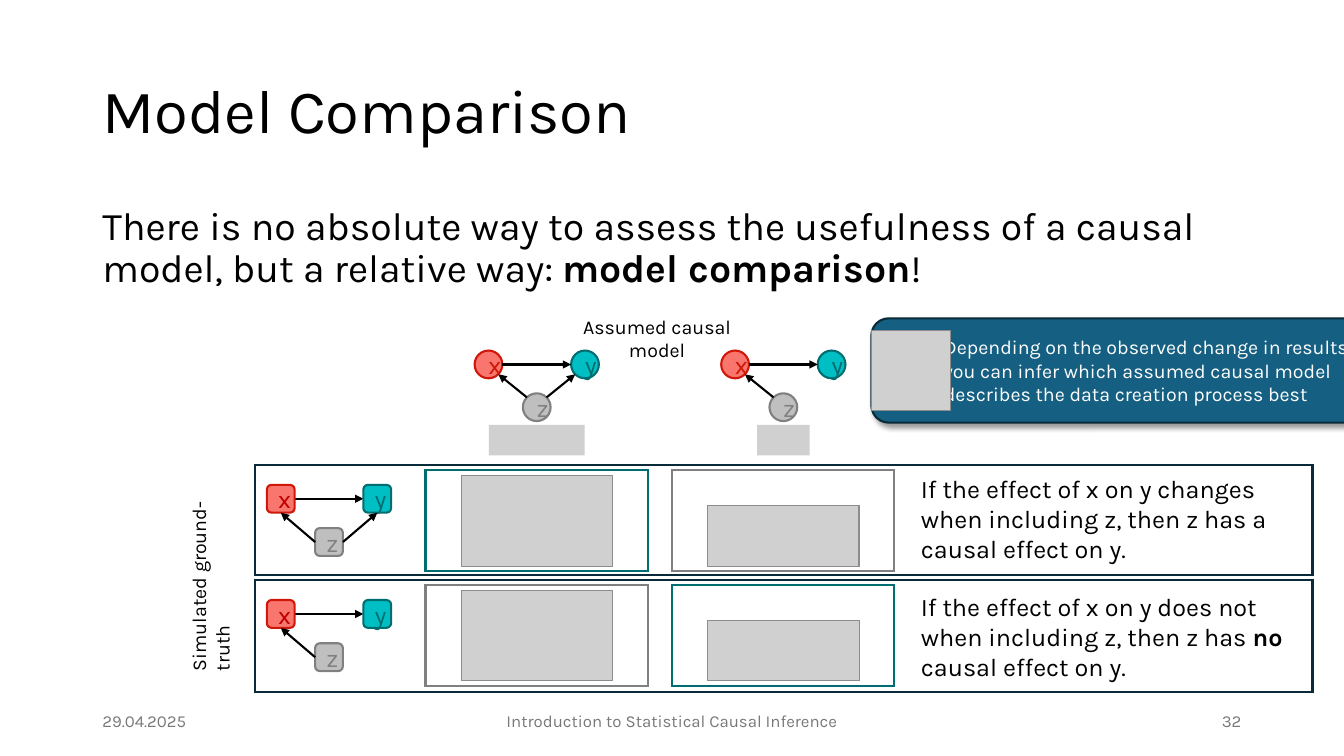
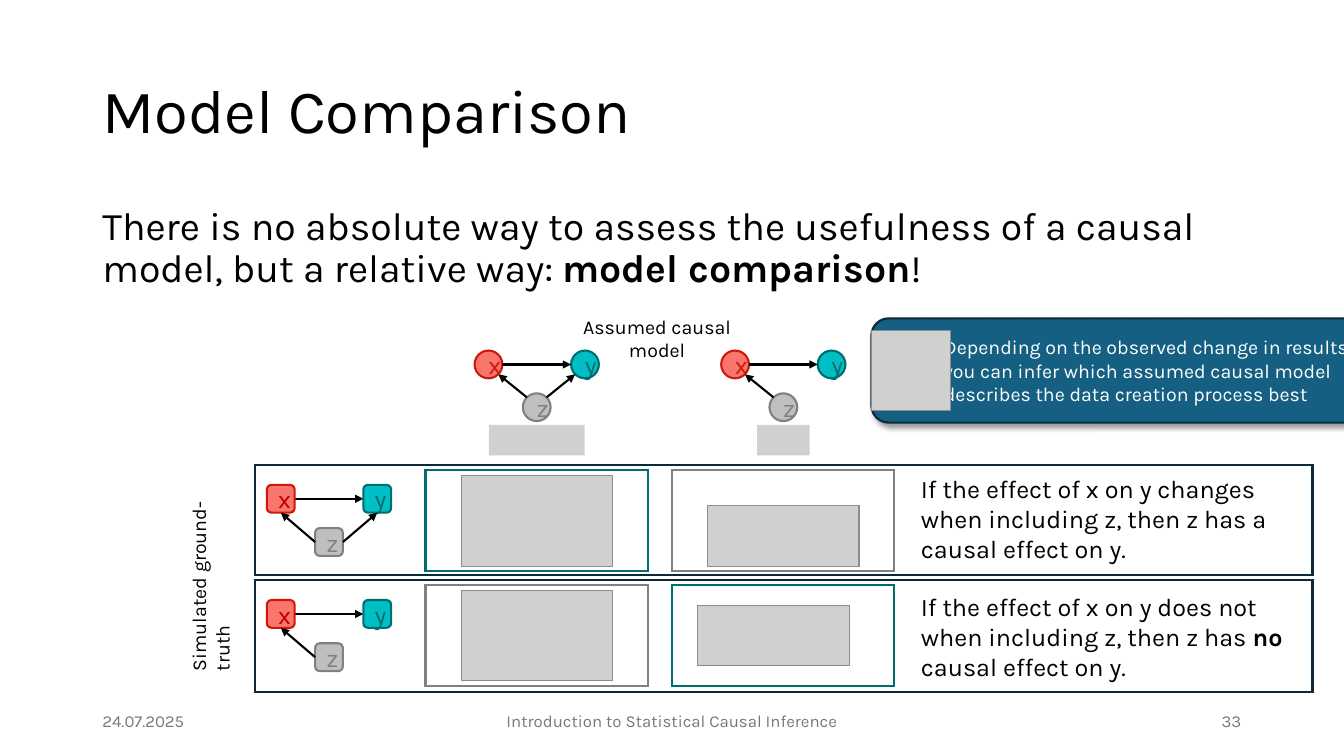
Before and after one commit to JulianFrattini/bda4sci, a slide deck: slide 33 of version2/slides/intro-sci.pptx (slide 32 before the commit). Drawn at 1344x756 pixels with LibreOffice and Linux fonts; fonts in the diff are those of the drawing; grey boxes stand for pictures. Boxes give left, top, right and bottom in pixels: in the first picture for what was removed or moved away, otherwise in the second. Text is boxed around its words. In the diff, an @@ line names an element or a change of style, - is before the commit and + after.

```diff
--- a/version2/slides/intro-sci.pptx
+++ b/version2/slides/intro-sci.pptx
@@ picture: place and size @@
-picture at <box>708,620,860,681</box>
+picture at <box>698,605,850,665</box>
@@ text at <box>102,716,184,727</box>: text changed @@
-29.04.2025
+24.07.2025
@@ page number at <box>1222,716,1242,727</box>: text changed @@
-32
+33
```
Also in this commit, not shown: 44 other slides changed, 1 slide added, 9 other files.
